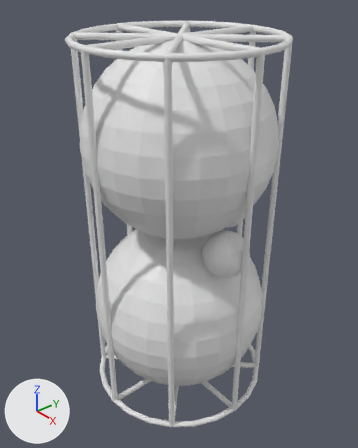
The Blender file GameData/LudicrousPropulsionSystems/Parts/FuelTank/fuelTankBorisE/Boris-E.blend: old version first, new version second.
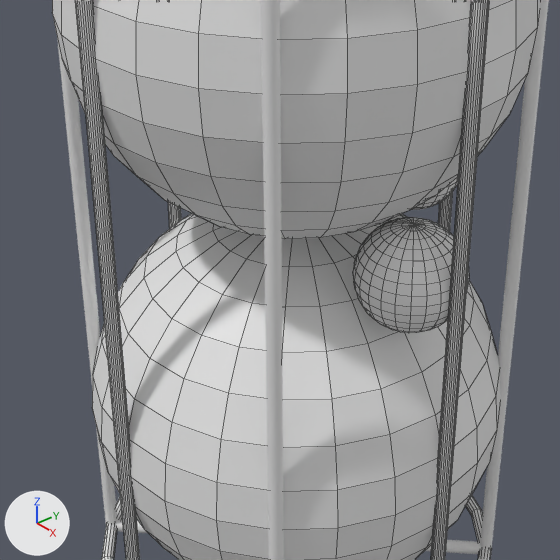
Each version is shown whole from a camera (50 mm lens) standing at (1.159, -0.973, 0.841) and looking at (-0.005, 0.003, 0.01), then close up on the part from 16% to 80% of the width and 32% to 83% of the height. Every picture has the same lights, and +X, +Y and +Z are marked at lower left. The close-ups show mesh edges as thin lines.

Script lines for the objects in view, before the commit:
```python
me_cylinder_013 = bpy.data.meshes.new('Cylinder.013')
me_cylinder_013.from_pydata(...)  # a 24-sided cylinder along z spanning x -0.01..0.01, y -0.01..0.01, z -0.625..0.625
me_cylinder_014 = bpy.data.meshes.new('Cylinder.014')
me_cylinder_014.from_pydata(...)  # a 24-sided cylinder along z spanning x -0.01..0.01, y -0.01..0.01, z -0.625..0.625
me_sphere_002 = bpy.data.meshes.new('Sphere.002')
me_sphere_002.from_pydata(...)  # a UV sphere (24 segments, 16 rings, poles along z) spanning x -0.075..0.075, y -0.075..0.075, z -0.075..0.075
ob_cage_2 = bpy.data.objects.new('Cage 2', me_cylinder_014)
ob_cage_2.location = (-0.221, -0.221, 0.0)
ob_cage_3 = bpy.data.objects.new('Cage 3', me_cylinder_013)
ob_cage_3.location = (0.221, -0.221, 0.0)
ob_sphere = bpy.data.objects.new('Sphere', me_sphere_002)
ob_sphere.location = (0.23, 0.0, 0.0)
# also in view: 'Lower Outer Rim' at (0.0, 0.0, -0.625); 'Upper Sphere' at (0.0, 0.0, 0.0); 'Cage 4' at (0.221, 0.221, 0.0); 'Lower Sphere' at (0.0, 0.0, -0.312)
```
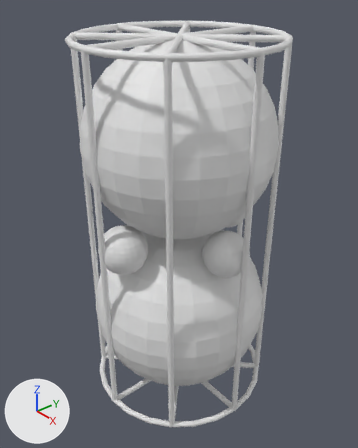
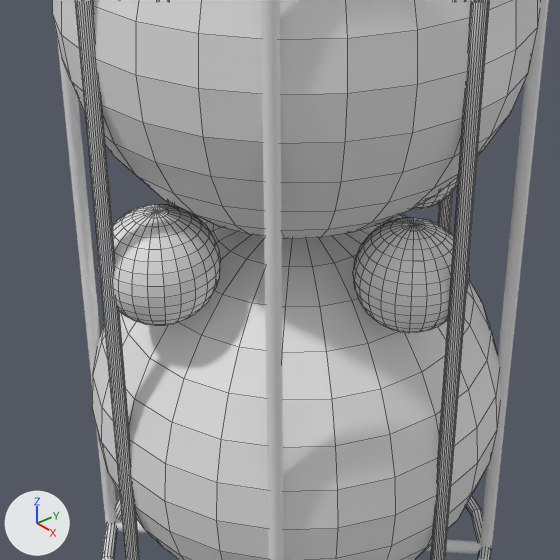
Location of each change, (x1, y1, x2, y2) in pixels of the close-ups (560 x 560 px):
'Sphere.003', added
    after: (98, 204, 220, 326)

What changed in the scene script:
```text
Add me_sphere_005:
    me_sphere_005.from_pydata(...)  # a UV sphere (24 segments, 16 rings, poles along z) spanning x -0.08..0.08, y -0.08..0.08, z -0.08..0.08
Add ob_sphere_003:
    ob_sphere_003 = bpy.data.objects.new('Sphere.003', me_sphere_005)
    ob_sphere_003.location = (0.0, -0.235, 0.0)
```
